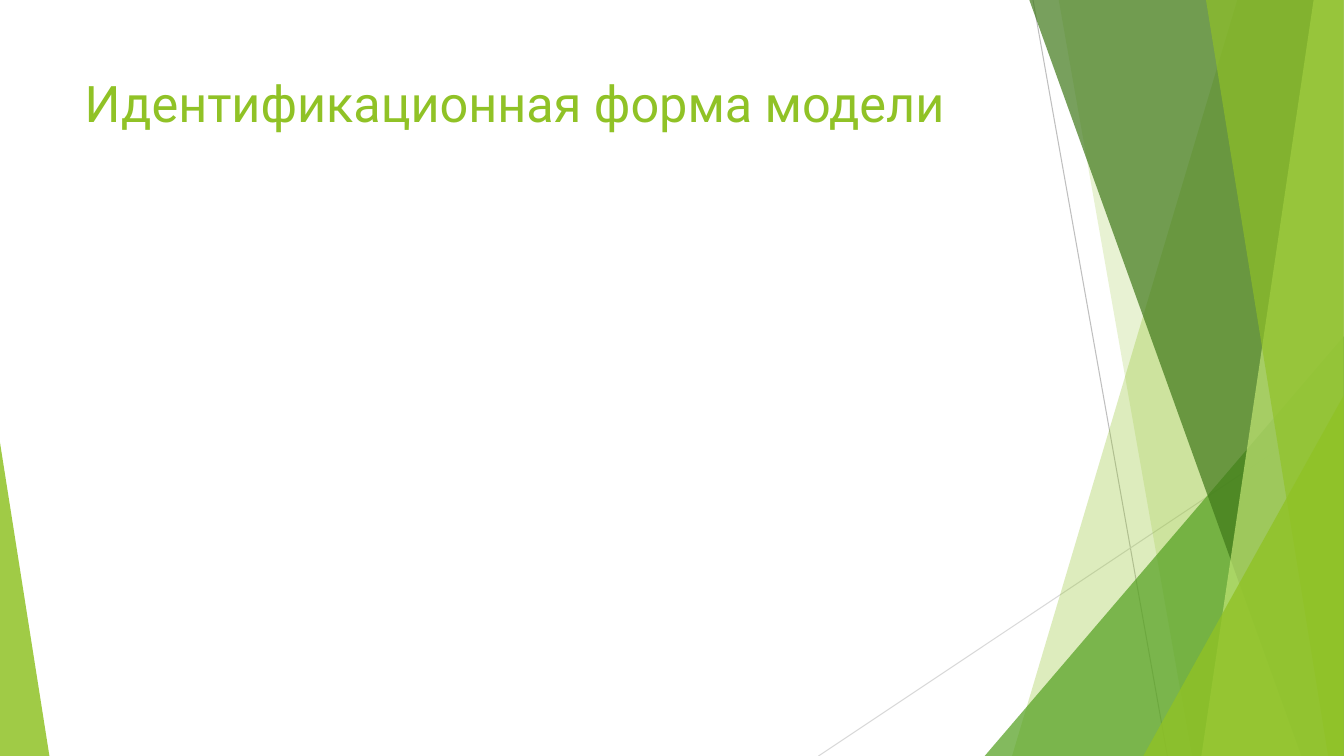
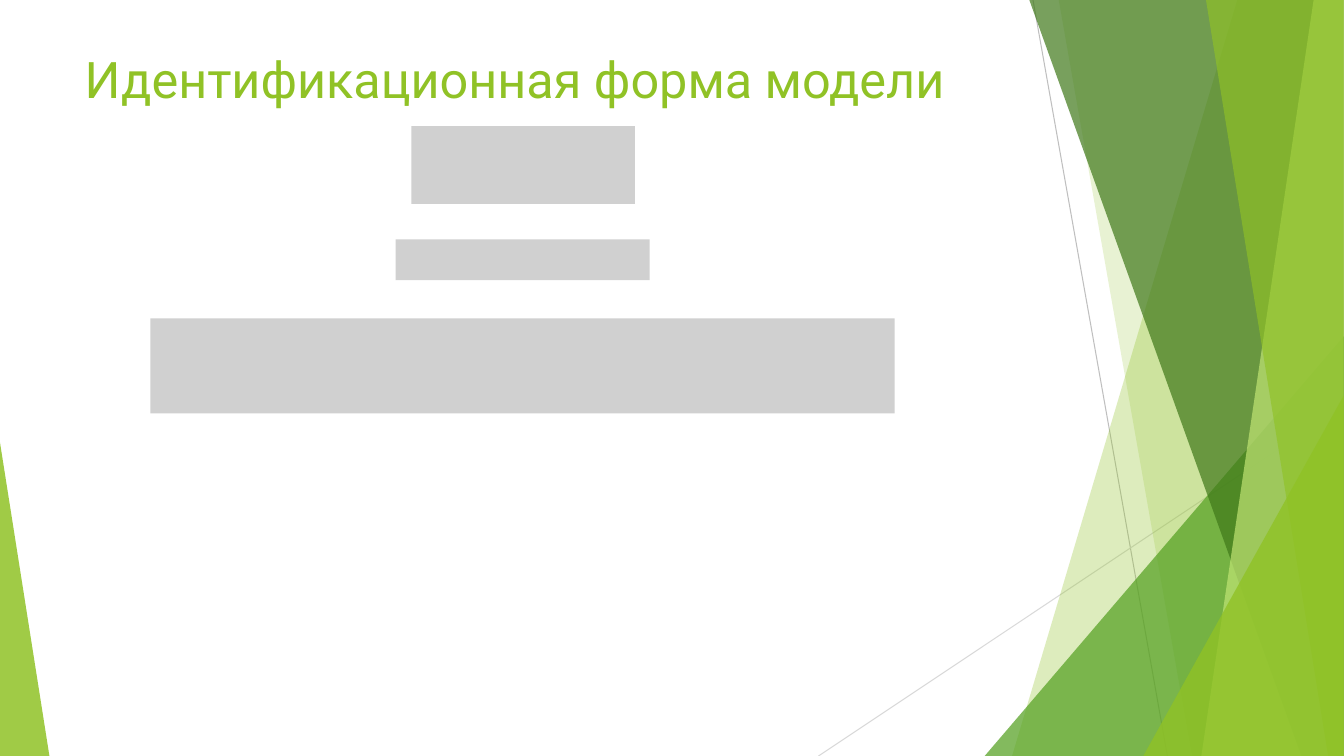
Before and after one commit to Dranikf/diplom_project, a slide deck: slide 4 of defence/презентация защита работы.pptx. Drawn at 1344x756 pixels with LibreOffice and Linux fonts; fonts in the diff are those of the drawing; grey boxes stand for pictures. Boxes give left, top, right and bottom in pixels: in the first picture for what was removed or moved away, otherwise in the second. Text is boxed around its words. In the diff, an @@ line names an element or a change of style, - is before the commit and + after.

```diff
--- a/defence/презентация защита работы.pptx
+++ b/defence/презентация защита работы.pptx
@@ title "Идентификационная форма модели": place and size @@
-title "Идентификационная форма модели" at bbox=[85, 84, 945, 133]
+title "Идентификационная форма модели" at bbox=[85, 60, 945, 109]
@@ picture added at bbox=[411, 126, 635, 204] @@
@@ picture added at bbox=[396, 239, 650, 280] @@
@@ picture added at bbox=[150, 319, 894, 413] @@
```
Also in this commit, not shown: 2 other files.
